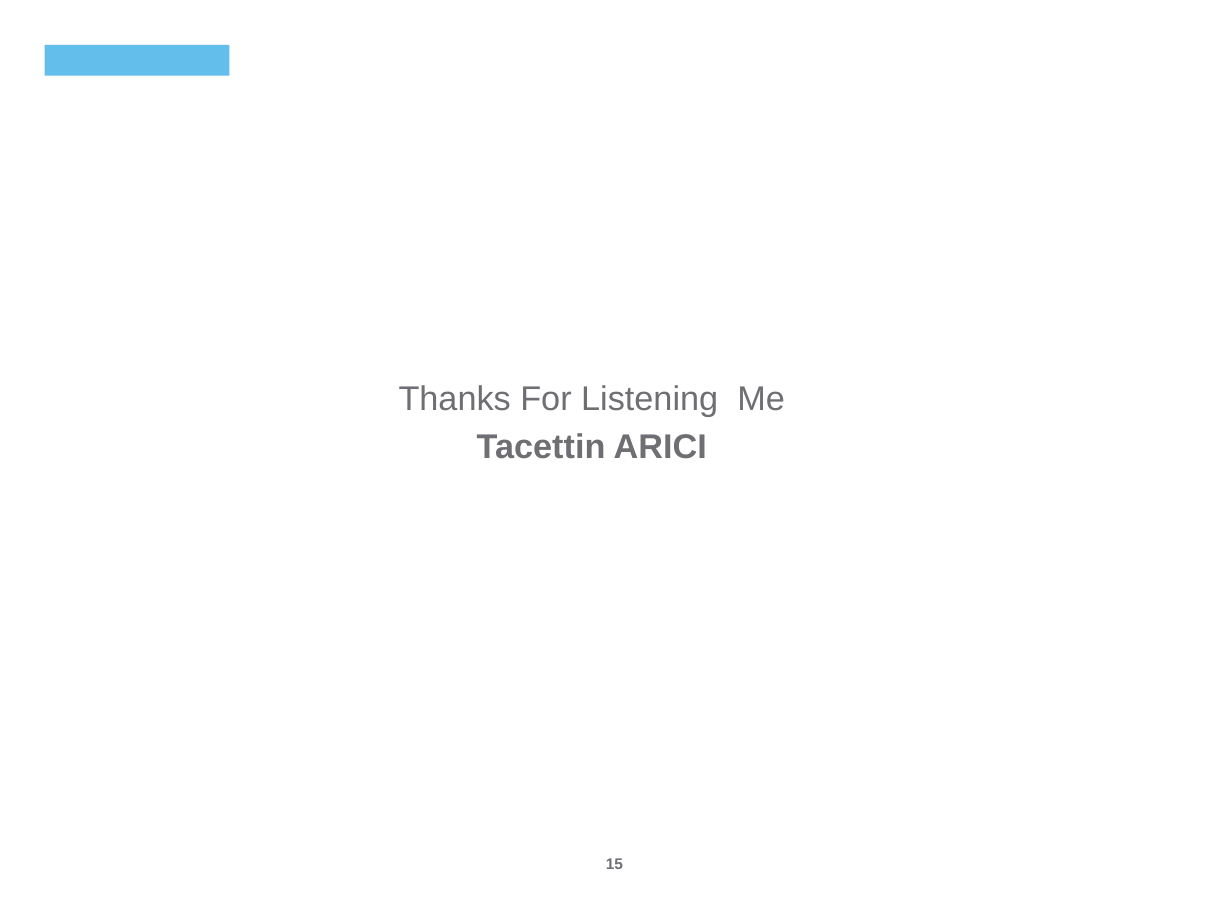
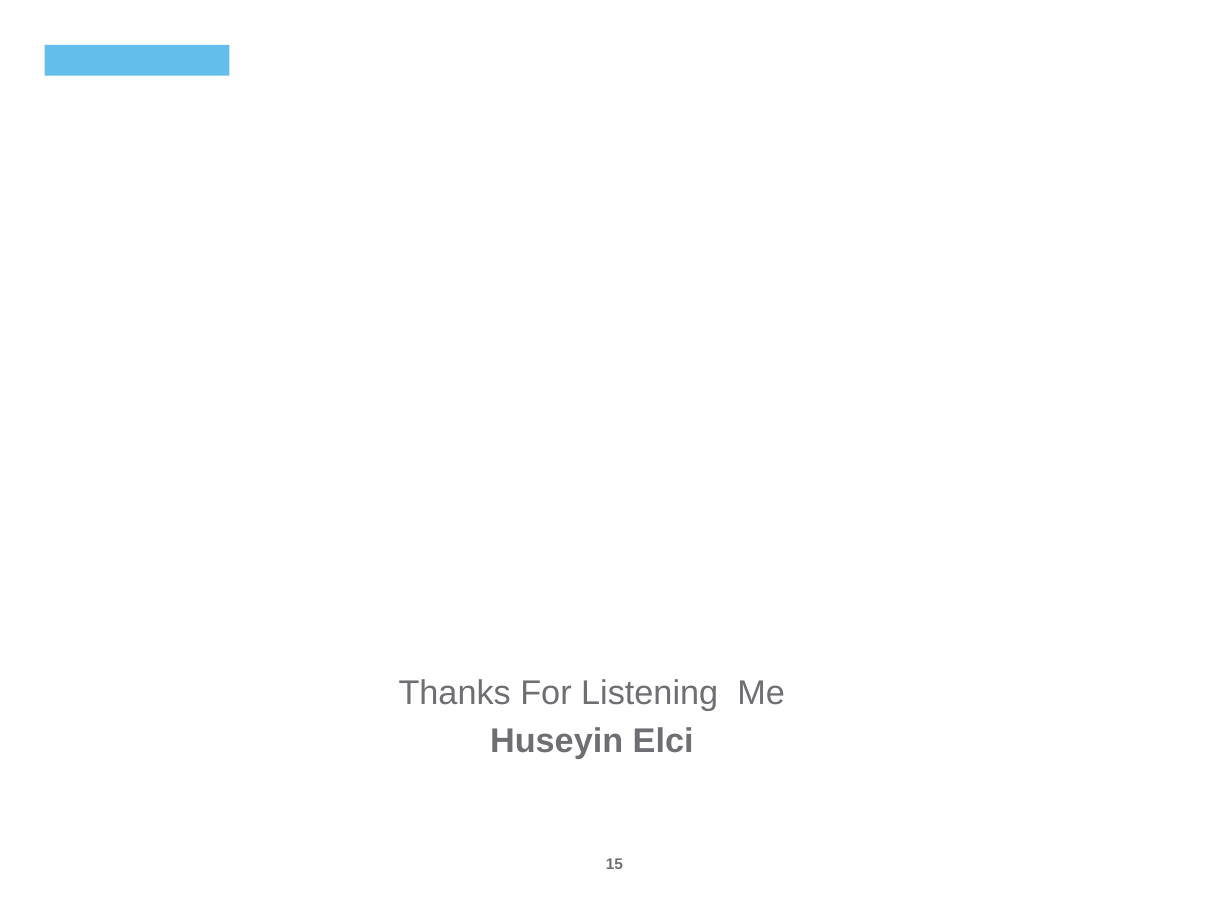
Before and after one commit to huseyinelci/EstimateTheProbabilityOfBecomingACustomer, a slide deck: slide 15 of src/Presentation for Submit Prediction.pptx. Drawn at 1232x924 pixels with LibreOffice and Linux fonts; fonts in the diff are those of the drawing; background and template pictures are left out. Boxes give left, top, right and bottom in pixels: in the first picture for what was removed or moved away, otherwise in the second. Text is boxed around its words. In the diff, an @@ line names an element or a change of style, - is before the commit and + after.

```diff
--- a/src/Presentation for Submit Prediction.pptx
+++ b/src/Presentation for Submit Prediction.pptx
@@ text "Thanks For Listening Me": place and size @@
-text "Thanks For Listening Me" at [399, 385, 785, 459]
+text "Thanks For Listening Me" at [399, 679, 785, 758]
@@ text at [490, 727, 694, 758]: text changed @@
-Tacettin ARICI
+Huseyin Elci
```
Also in this commit, not shown: 2 other slides changed.
